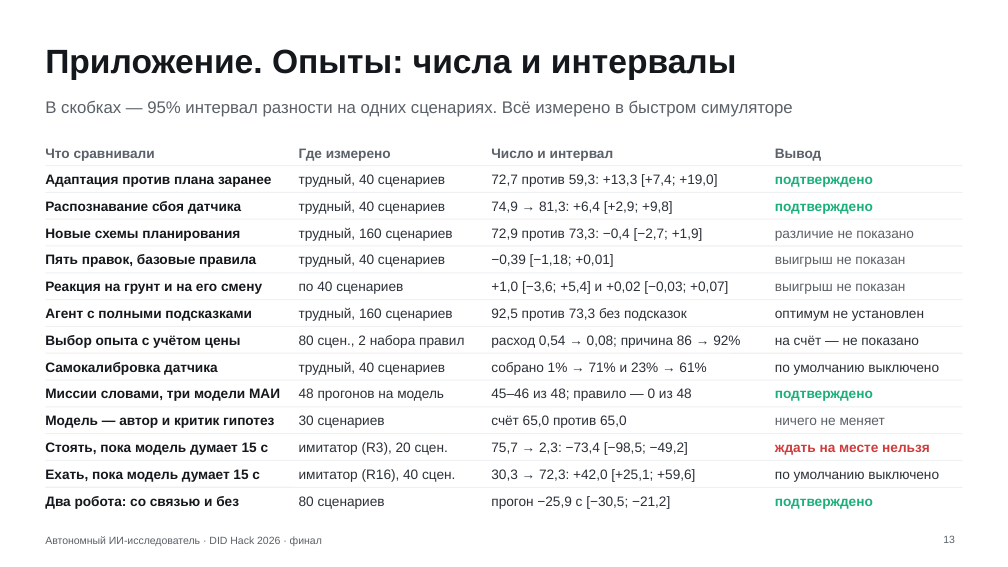
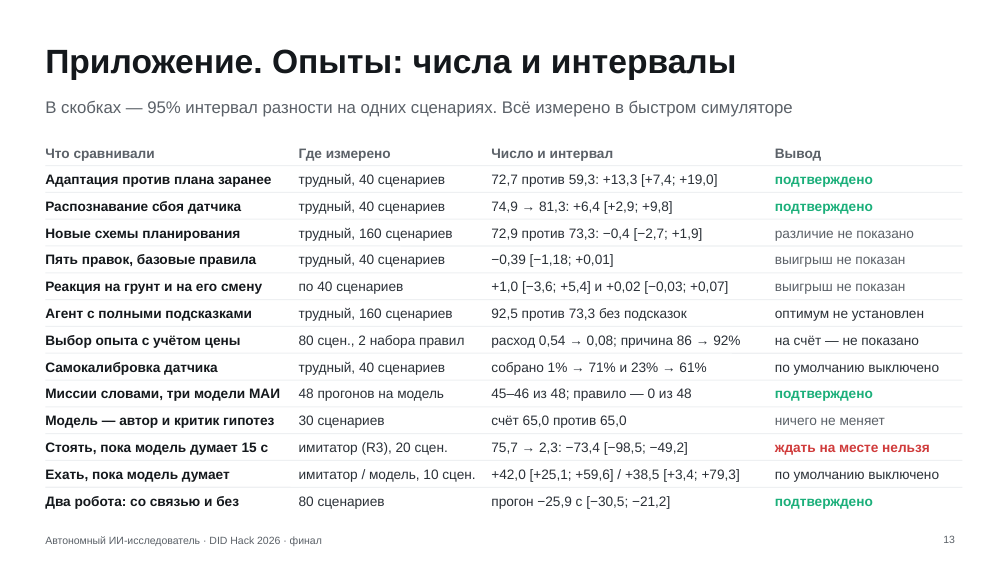
Before and after one commit to Mput13/did-hack, a slide deck: slide 13 of presentation/final.pptx. Drawn at 1008x567 pixels with LibreOffice and Linux fonts; fonts in the diff are those of the drawing. Boxes give left, top, right and bottom in pixels: in the first picture for what was removed or moved away, otherwise in the second. Text is boxed around its words. In the diff, an @@ line names an element or a change of style, - is before the commit and + after.

```diff
--- a/presentation/final.pptx
+++ b/presentation/final.pptx
@@ text at [45,469,230,482]: text changed @@
-Ехать, пока модель думает 15 с
+Ехать, пока модель думает
@@ text at [299,469,475,482]: text changed @@
-имитатор (R16), 40 сцен.
+имитатор / модель, 10 сцен.
@@ text at [491,469,740,482]: text changed @@
-30,3 → 72,3: +42,0 [+25,1; +59,6]
++42,0 [+25,1; +59,6] / +38,5 [+3,4; +79,3]
```
Also in this commit, not shown: 5 other slides changed, 20 other files.
